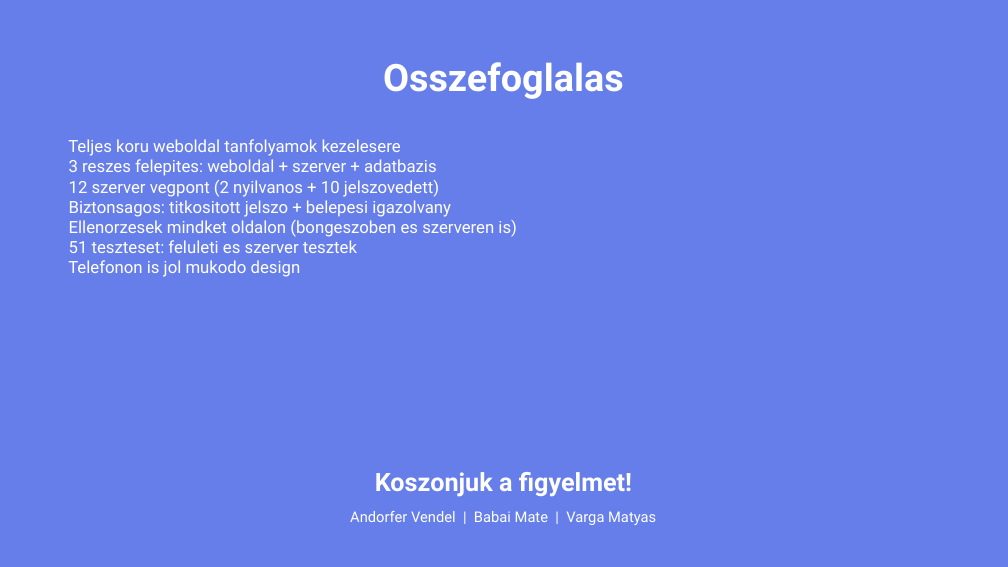
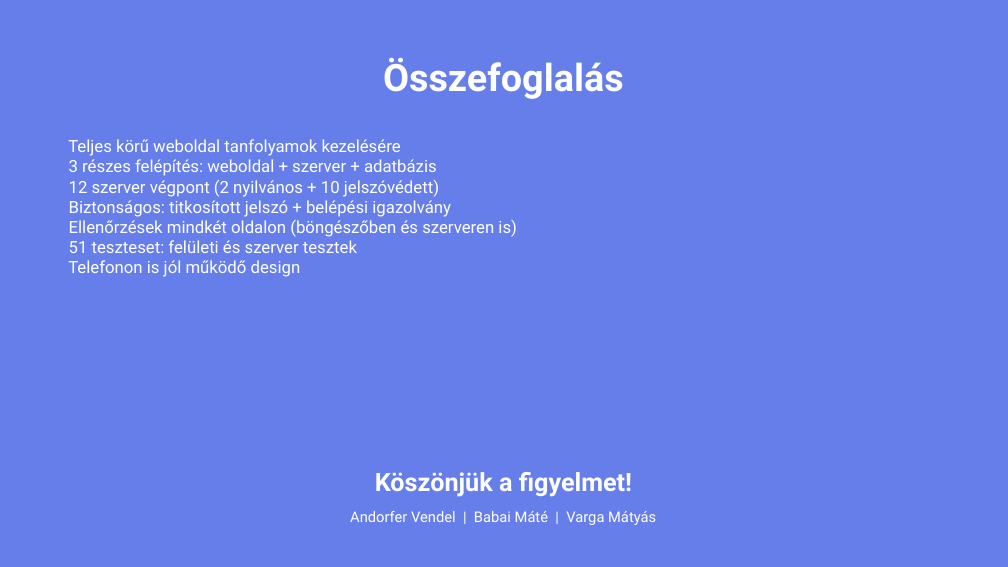
Before and after one commit to vargamatyas109-web/Tanfolyamok, a slide deck: slide 25 of Tanfolyamok_prezentacio.pptx. Drawn at 1008x567 pixels with LibreOffice and Linux fonts; fonts in the diff are those of the drawing. Boxes give left, top, right and bottom in pixels: in the first picture for what was removed or moved away, otherwise in the second. Text is boxed around its words. In the diff, an @@ line names an element or a change of style, - is before the commit and + after.

```diff
--- a/Tanfolyamok_prezentacio.pptx
+++ b/Tanfolyamok_prezentacio.pptx
@@ text at (383, 58, 624, 99): text changed @@
-Osszefoglalas
+Összefoglalás
@@ text at (68, 139, 517, 277): text changed @@
-Teljes koru weboldal tanfolyamok kezelesere
-3 reszes felepites: weboldal + szerver + adatbazis
-12 szerver vegpont (2 nyilvanos + 10 jelszovedett)
-Biztonsagos: titkositott jelszo + belepesi igazolvany
-Ellenorzesek mindket oldalon (bongeszoben es szerveren is)
-51 teszteset: feluleti es szerver tesztek
-Telefonon is jol mukodo design
+Teljes körű weboldal tanfolyamok kezelésére
+3 részes felépítés: weboldal + szerver + adatbázis
+12 szerver végpont (2 nyilvános + 10 jelszóvédett)
+Biztonságos: titkosított jelszó + belépési igazolvány
+Ellenőrzések mindkét oldalon (böngészőben és szerveren is)
+51 teszteset: felületi és szerver tesztek
+Telefonon is jól működő design
@@ text at (375, 472, 632, 497): text changed @@
-Koszonjuk a figyelmet!
+Köszönjük a figyelmet!
@@ text at (350, 511, 656, 525): text changed @@
-Andorfer Vendel | Babai Mate | Varga Matyas
+Andorfer Vendel | Babai Máté | Varga Mátyás
```
Also in this commit, not shown: 24 other slides changed, 10 other files.
